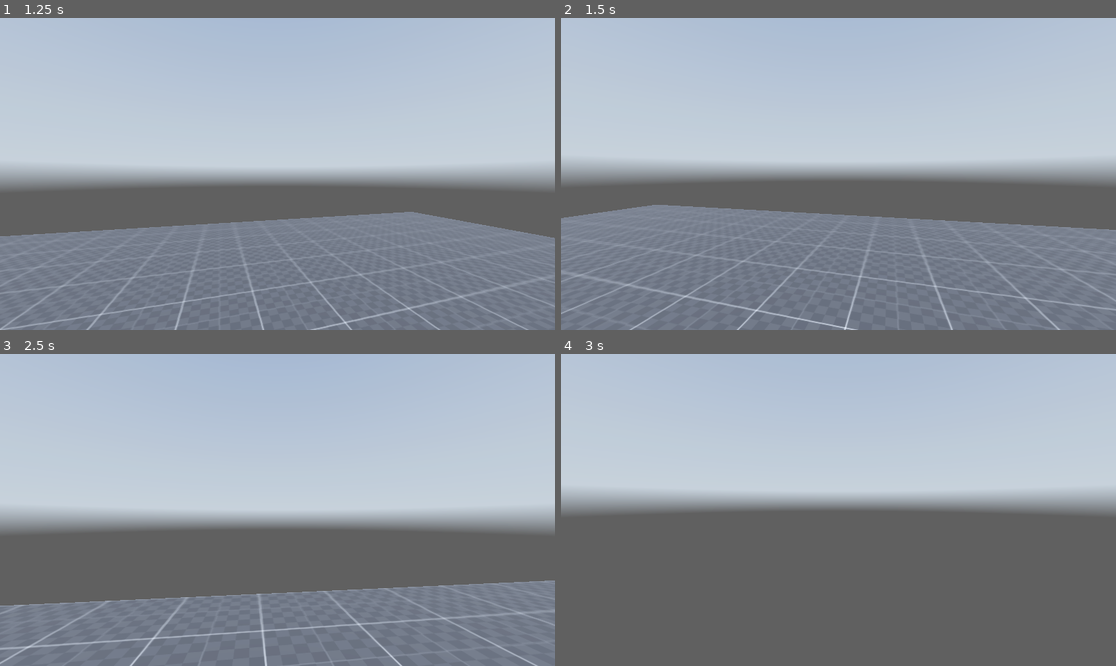
Above: before the commit, frames 1-4 (two rows, left to right).
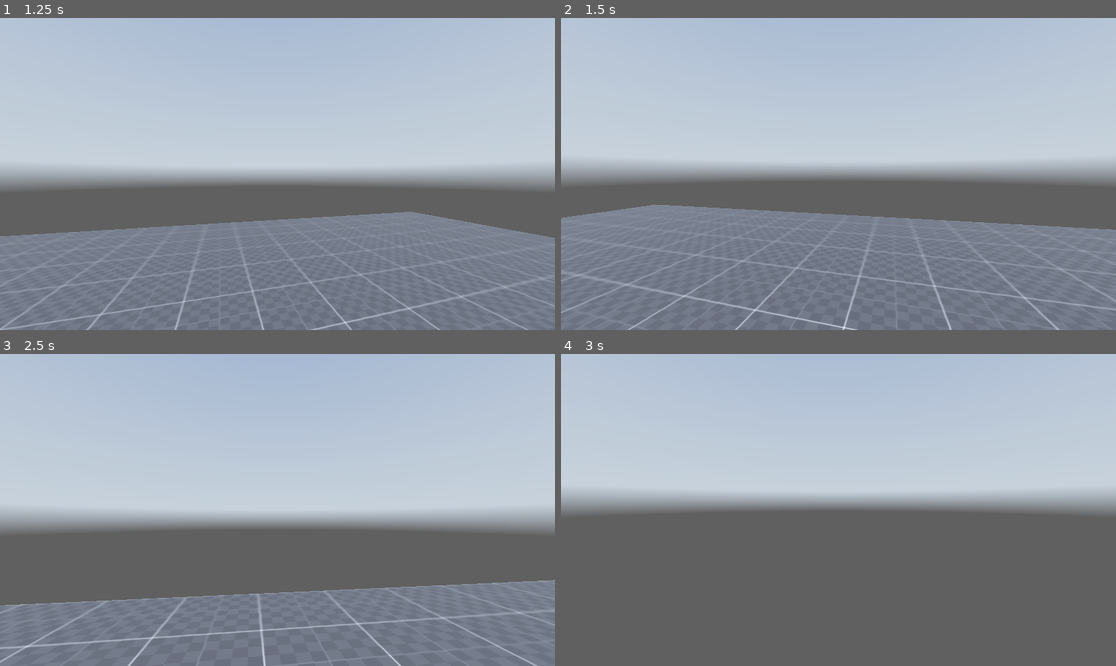
Above: after the commit, the same moments.

Repository: RasyaDevansyah/FluidMovementDemo
Game: Godot game, scene res://scenes/world.tscn
Same seed, same stepped clock (60 frames per second), same inputs: the game is played once before the commit and once after it. A sky picture missing from this copy of the repository is replaced by a grey-blue gradient.
Inputs (mouse positions are in pixels of both pictures, inside the frame that each line leads up to):
- Up to frame 1 (1.25 s): tap Enter (ui_accept) at 0.5, 0.77 s; move the mouse to (305, 174) at 0.52 s; hold W (forward) from 0.53 s (still down); hold C (crouch) from 0.53 s (still down); tap Shift (sprint) at 0.8 s
- Up to frame 2 (1.5 s): keep holding W (forward); move the mouse to (810, 174) at 1.27 s; release C (crouch) at 1.28 s; tap Shift (sprint) at 1.35 s
- Up to frame 3 (2.5 s): keep holding W (forward); tap Enter (ui_accept) at 1.52 s; tap C (crouch) at 1.55 s; move the mouse to (288, 503) at 2.02 s; hold C (crouch) from 2.03 s (still down); tap Shift (sprint) at 2.3 s
- Up to frame 4 (3 s): keep holding W (forward); move the mouse to (832, 516) at 2.77 s; release C (crouch) at 2.78 s; tap Alt (free_look) at 2.85 s

Frame 1 is identical in both runs. In frame 2, 0.4% of the frame differs, in the area x 0-100%, y 59-100%; in frame 3, 0.8%, in the area x 0-100%, y 72-100%; in frame 4, nothing differs.

Commit message:
Head bobbing

Diff:
--- a/scenes/world.tscn
+++ b/scenes/world.tscn
@@ -71,4 +71,6 @@
 
 [node name="Head" type="Node3D" parent="Player/Neck"]
 
-[node name="Camera3D" type="Camera3D" parent="Player/Neck/Head"]
+[node name="Eyes" type="Node3D" parent="Player/Neck/Head"]
+
+[node name="Camera3D" type="Camera3D" parent="Player/Neck/Head/Eyes"]
--- a/scripts/Player.gd
+++ b/scripts/Player.gd
@@ -3,10 +3,12 @@
 #player nodes
 @export var head : Node
 @onready var neck : Node = $Neck
+@onready var eyes : Node= $Neck/Head/Eyes
+
 @onready var standing_collision : CollisionShape3D = $standing_collision
 @onready var crouching_collision : CollisionShape3D = $crouching_collision
 @onready var ray_cast_3d : RayCast3D = $RayCast3D
-@onready var camera_3d : Camera3D = $Neck/Head/Camera3D
+@onready var camera_3d : Camera3D = $Neck/Head/Eyes/Camera3D
 
 #speed variables
 @export var current_speed : float = 5.0
@@ -26,6 +28,20 @@
 var slide_timer_max = 1.0
 var slide_vector = Vector2.ZERO
 var slide_speed = 10.0
+
+#head bobbings vars
+const head_bobbing_sprinting_speed : float = 22.0
+const head_bobbing_walking_speed : float = 14.0
+const head_bobbing_crouching_speed : float = 10.0
+
+const head_bobbing_sprinting_intensity : float = 0.09
+const head_bobbing_walking_intensity : float = 0.06
+const head_bobbing_crouching_intensity : float = 0.07
+
+var head_bobbing_current_intencity = 0.0
+var head_bobbing_vector = Vector2.ZERO
+var head_bobbing_index = 0.0
+
 #movement vars
 @export var jump_velocity : float = 4.5
 var def_head_pos_y : float
@@ -120,6 +136,28 @@
 			free_looking = false
 			print("slide end")
 
+	#handle headbob
+	if sprinting:
+		head_bobbing_current_intencity = head_bobbing_sprinting_intensity
+		head_bobbing_index += head_bobbing_sprinting_speed * delta
+	elif walking:
+		head_bobbing_current_intencity = head_bobbing_walking_intensity
+		head_bobbing_index += head_bobbing_walking_speed * delta
+	elif crouching:
+		head_bobbing_current_intencity = head_bobbing_crouching_intensity
+		head_bobbing_index += head_bobbing_crouching_speed * delta
+
+	if is_on_floor() and !sliding and input_dir != Vector2.ZERO:
+		head_bobbing_vector.y = sin(head_bobbing_index)
+		head_bobbing_vector.x = sin(head_bobbing_index/2) + 0.5
+
+		eyes.position.y = lerp(eyes.position.y, head_bobbing_vector.y * (head_bobbing_current_intencity/2.0), delta * lerp_speed)
+		eyes.position.x = lerp(eyes.position.x, head_bobbing_vector.x * head_bobbing_current_intencity, delta * lerp_speed)
+	else:
+		eyes.position.y = lerp(eyes.position.y, 0.0, delta * lerp_speed)
+		eyes.position.x = lerp(eyes.position.x, 0.0, delta * lerp_speed)
+
+
 	# Add the gravity.
 	if not is_on_floor():
 		velocity.y -= gravity * delta
